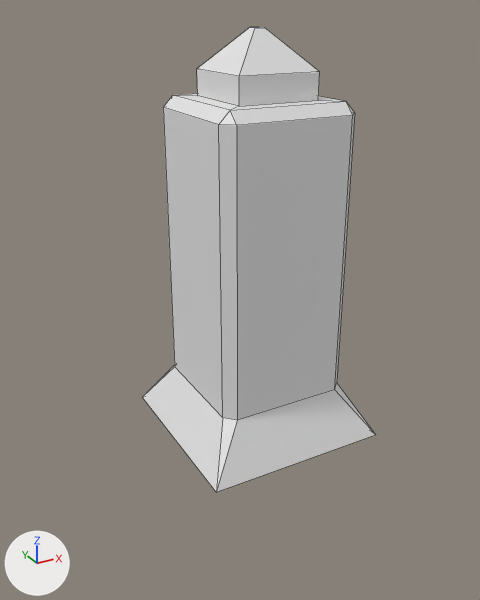
A saved change to the OBJ model Tank3D/res/models/maze-stuff/block.obj.
Before and after are seen from a 50 mm camera at (-9.29, -15.97, 7.2) aimed at (-1.24, -1.33, -0.12). Every picture has the same lights, and +X, +Y and +Z are marked at lower left. Mesh edges are drawn as thin lines. Where no turn or scale is listed for an object, it has been applied to the vertices.

The scene before the commit, as lines of its bpy script (objects in view):
```python
me_block = bpy.data.meshes.new('block')
me_block.from_pydata(...)  # 36 vertices, 38 faces; spans x -2.79..2.79, y -2.79..2.79, z -5.0..6.75
# before: 20 (-2.79, -2.79, -5.0) at pixel (216, 492), 22 (-2.79, 2.79, -5.0) at pixel (142, 397), 24 (2.79, -2.79, -5.0) at pixel (375, 434), 26 (2.79, 2.79, -5.0)
ob_block = bpy.data.objects.new('block', me_block)
ob_block.location = (0.0, 0.0, 0.0)
```
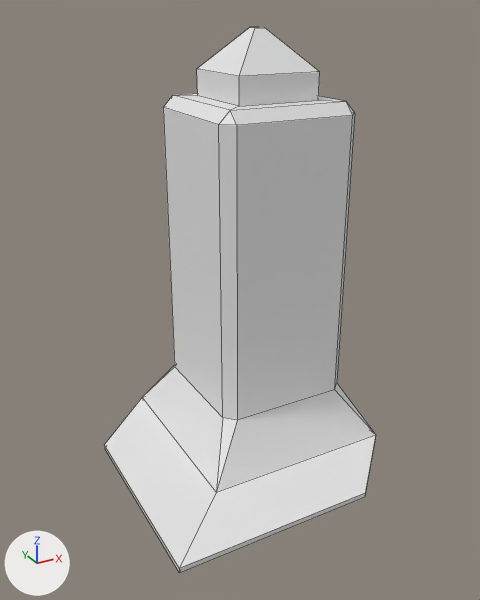
Where the change shows, as pixel boxes (x1, y1, x2, y2) in the pictures (480 x 600 px):
'block', reshaped (16% wider, 17% taller)
    before: (143, 27, 375, 492)
    after: (105, 27, 375, 573)
part 1 of me_block, built on
    after: (105, 397, 375, 573)

Diff of the bpy script that builds the scene:
```diff
--- a/Tank3D/res/models/maze-stuff/block.obj.py
+++ b/Tank3D/res/models/maze-stuff/block.obj.py
@@ me_block @@
 me_block.from_pydata(...)  # 36 vertices, 38 faces; spans x -2.79..2.79, y -2.79..2.79, z -5.0..6.75
 # used by ob_block; location = (0.0, 0.0, 0.0)
 # verts and faces of me_block; kept vertices keep their numbers, new ones are numbered from 36
+# me_block part 1
+delete_faces([(20, 22, 26, 24)])
+for new, old in zip([36, 37, 38], [20, 22, 24]): verts[new] = verts[old] + (-2.0, -2.0, 0.0)
+for new, old in zip([*range(39, 45)], [22, 24, 26, 36, 37, 38]): verts[new] = verts[old] + (0.0, 0.0, -0.14)
+verts[45] = (-2.79, -2.79, -5.14)
+faces += [(24, 40, 41, 26), (24, 38, 44, 40), (22, 39, 43, 37), (39, 41, 40, 45), (40, 44, 42, 45), (39, 45, 42, 43)]
+faces += [(36, 37, 43, 42), (22, 26, 41, 39), (36, 42, 44, 38), (20, 36, 38, 24), (20, 22, 37, 36)]
```
